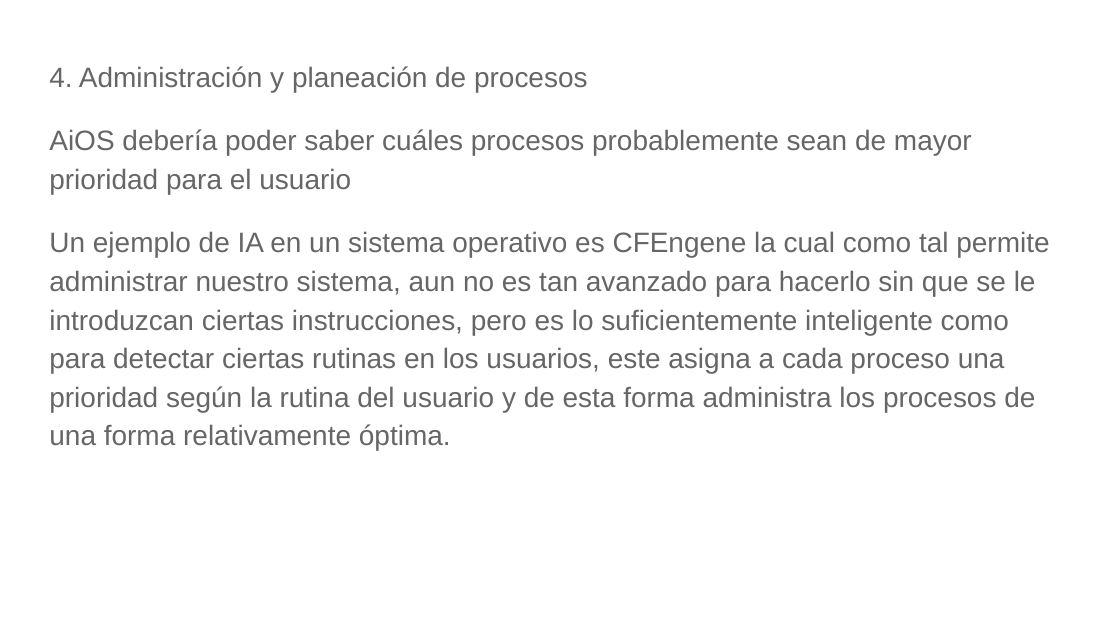
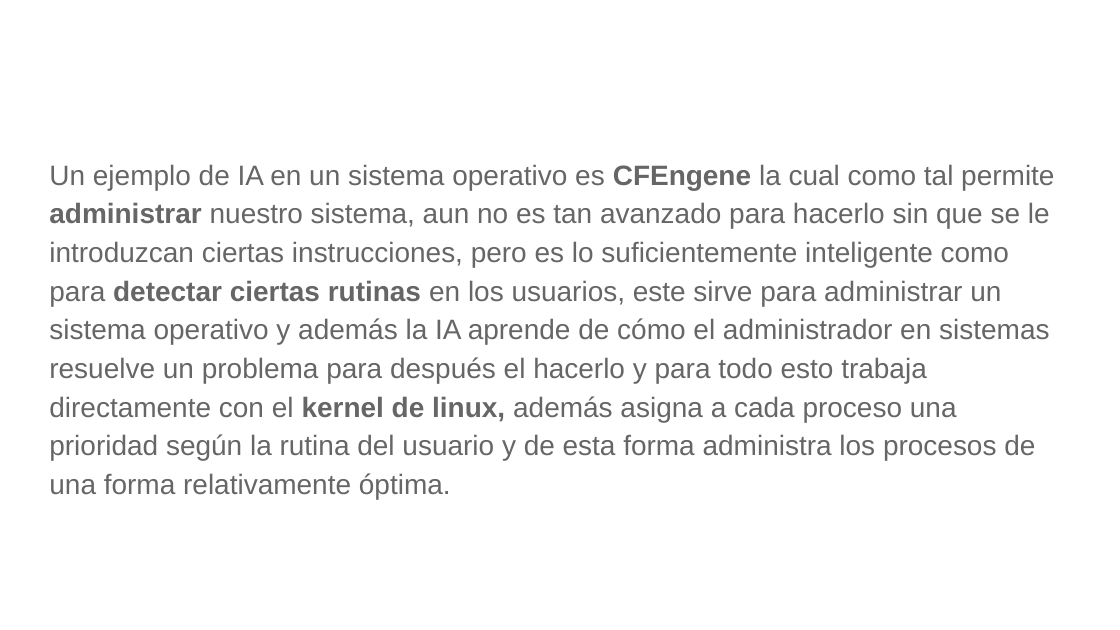
Before and after one commit to gwolf/sistop-2019-2, a slide deck: slide 24 of exposiciones/RodriguezZuriel-IbarraOmar/Inteligencia artificial en los sistemas operativos.pptx (slide 19 before the commit). Drawn at 1120x630 pixels with LibreOffice and Linux fonts; fonts in the diff are those of the drawing. Boxes give left, top, right and bottom in pixels: in the first picture for what was removed or moved away, otherwise in the second. Text is boxed around its words. In the diff, an @@ line names an element or a change of style, - is before the commit and + after.

```diff
--- a/exposiciones/RodriguezZuriel-IbarraOmar/Inteligencia artificial en los sistemas operativos.pptx
+++ b/exposiciones/RodriguezZuriel-IbarraOmar/Inteligencia artificial en los sistemas operativos.pptx
@@ text at (49,164,1054,499): text changed @@
-4. Administración y planeación de procesos
-AiOS debería poder saber cuáles procesos probablemente sean de mayor prioridad para el usuario
-Un ejemplo de IA en un sistema operativo es CFEngene la cual como tal permite administrar nuestro sistema, aun no es tan avanzado para hacerlo sin que se le introduzcan ciertas instrucciones, pero es lo suficientemente inteligente como para detectar ciertas rutinas en los usuarios, este asigna a cada proceso una prioridad según la rutina del usuario y de esta forma administra los procesos de una forma relativamente óptima.
+Un ejemplo de IA en un sistema operativo es CFEngene la cual como tal permite administrar nuestro sistema, aun no es tan avanzado para hacerlo sin que se le introduzcan ciertas instrucciones, pero es lo suficientemente inteligente como para detectar ciertas rutinas en los usuarios, este sirve para administrar un sistema operativo y además la IA aprende de cómo el administrador en sistemas resuelve un problema para después el hacerlo y para todo esto trabaja directamente con el kernel de linux, además asigna a cada proceso una prioridad según la rutina del usuario y de esta forma administra los procesos de una forma relativamente óptima.
```
Also in this commit, not shown: 9 other slides changed, 3 slides added.
